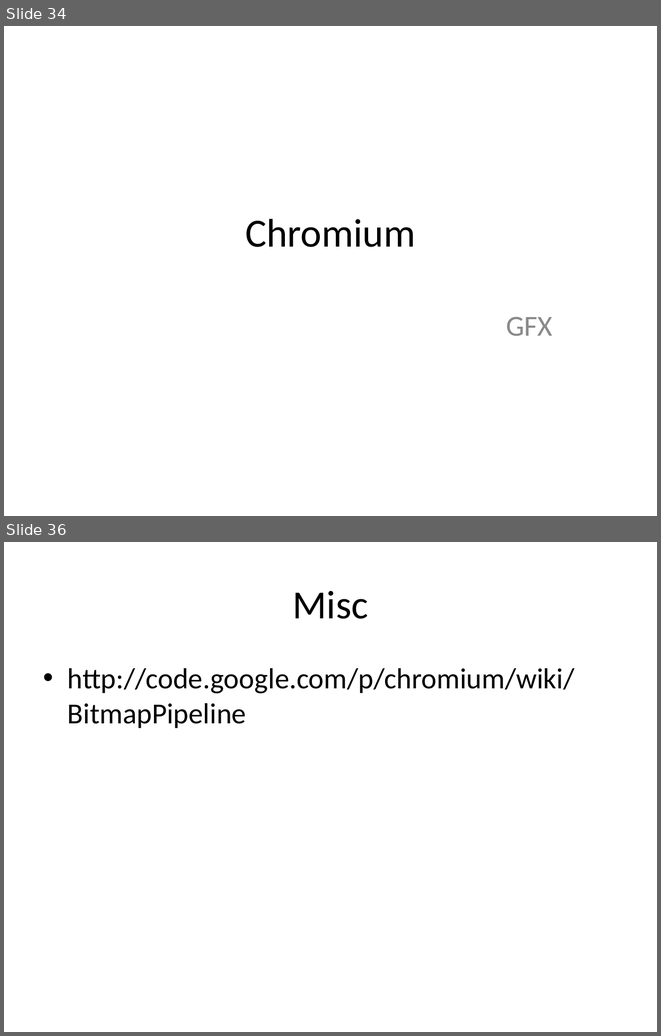
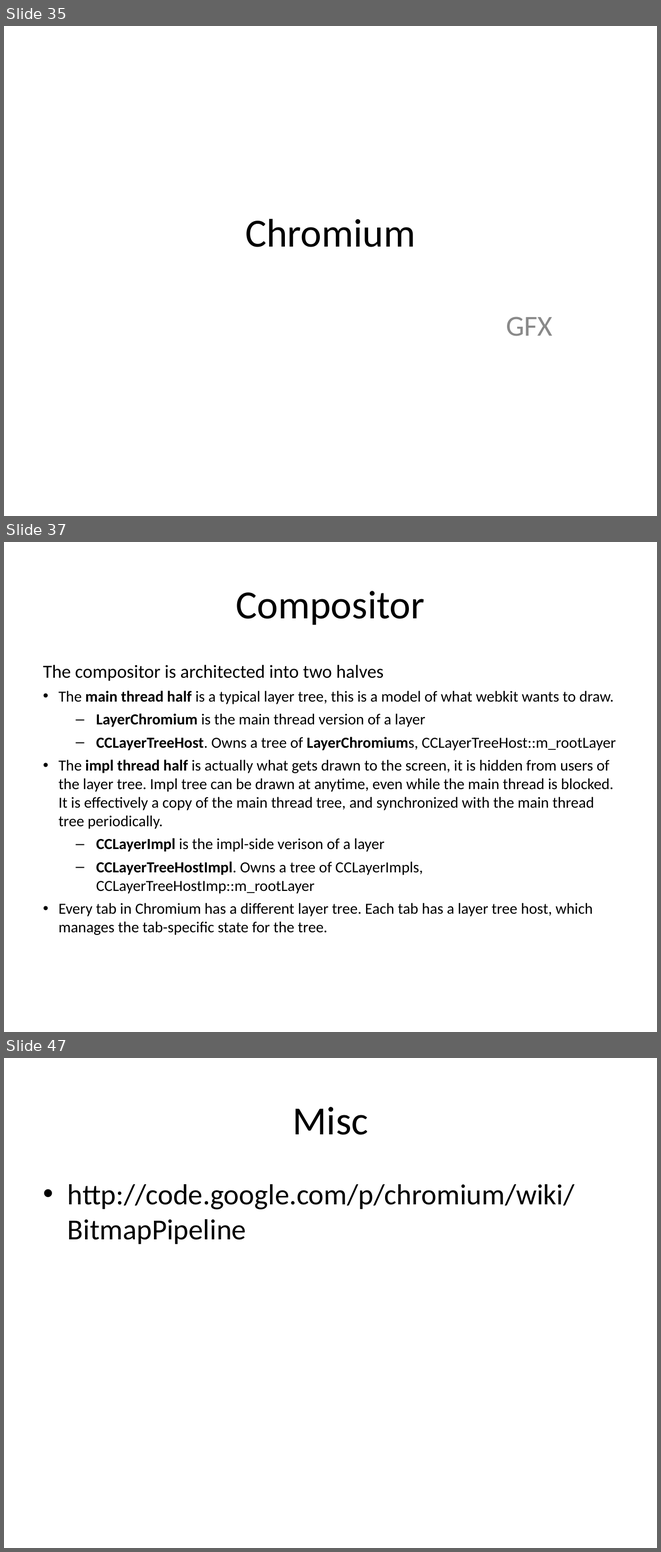
Before and after one commit to tezheng/chromium, a slide deck: docs/chromium.ppt. Shown one above the other, each under a label of ours: slides 34 and 36 before the commit, slides 35, 37 and 47 after it; the slides between them are not shown. The pictures are 661x1036 and 661x1552 pixels, drawn with LibreOffice and Linux fonts; fonts in the diff are those of the drawing. Boxes give left, top, right and bottom in pixels: in the first picture for what was removed or moved away, otherwise in the second. Text is boxed around its words. In the diff, an @@ line names an element or a change of style, - is before the commit and + after.

Commit message:
update chromium.ppt, render part.

```diff
--- a/docs/chromium.ppt
+++ b/docs/chromium.ppt
@@ slide 37 added at (4, 542, 657, 1032), background #FFFFFF @@
@@ title added at (236, 591, 425, 625), 44 pt, text #000000 @@
+Compositor
@@ text added at (43, 664, 616, 935), 17 pt, text #000000 @@
+The compositor is architected into two halves
+• The main thread half is a typical layer tree, this is a model of what webkit wants to draw.
+  – LayerChromium is the main thread version of a layer
+  – CCLayerTreeHost. Owns a tree of LayerChromiums, CCLayerTreeHost::m_rootLayer
+• The impl thread half is actually what gets drawn to the screen, it is hidden from users of the layer tree. Impl tree can be drawn at anytime, even while the main thread is blocked. It is effectively a copy of the main thread tree, and synchronized with the main thread tree periodically.
+  – CCLayerImpl is the impl-side verison of a layer
+  – CCLayerTreeHostImpl. Owns a tree of CCLayerImpls, CCLayerTreeHostImp::m_rootLayer
+• Every tab in Chromium has a different layer tree. Each tab has a layer tree host, which manages the tab-specific state for the tree.
@@ what was slide 34 is now slide 35 @@
@@ what was slide 36 is now slide 47 @@
```
Also in this commit, not shown: 4 slides changed, 10 other slides added.
